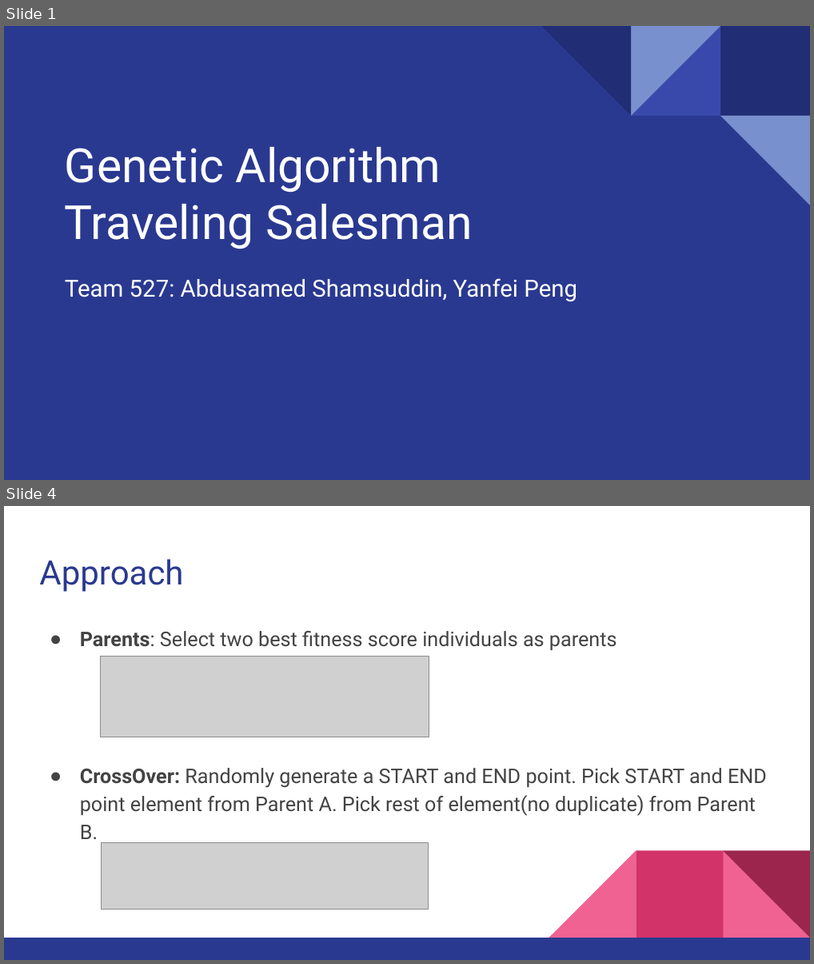
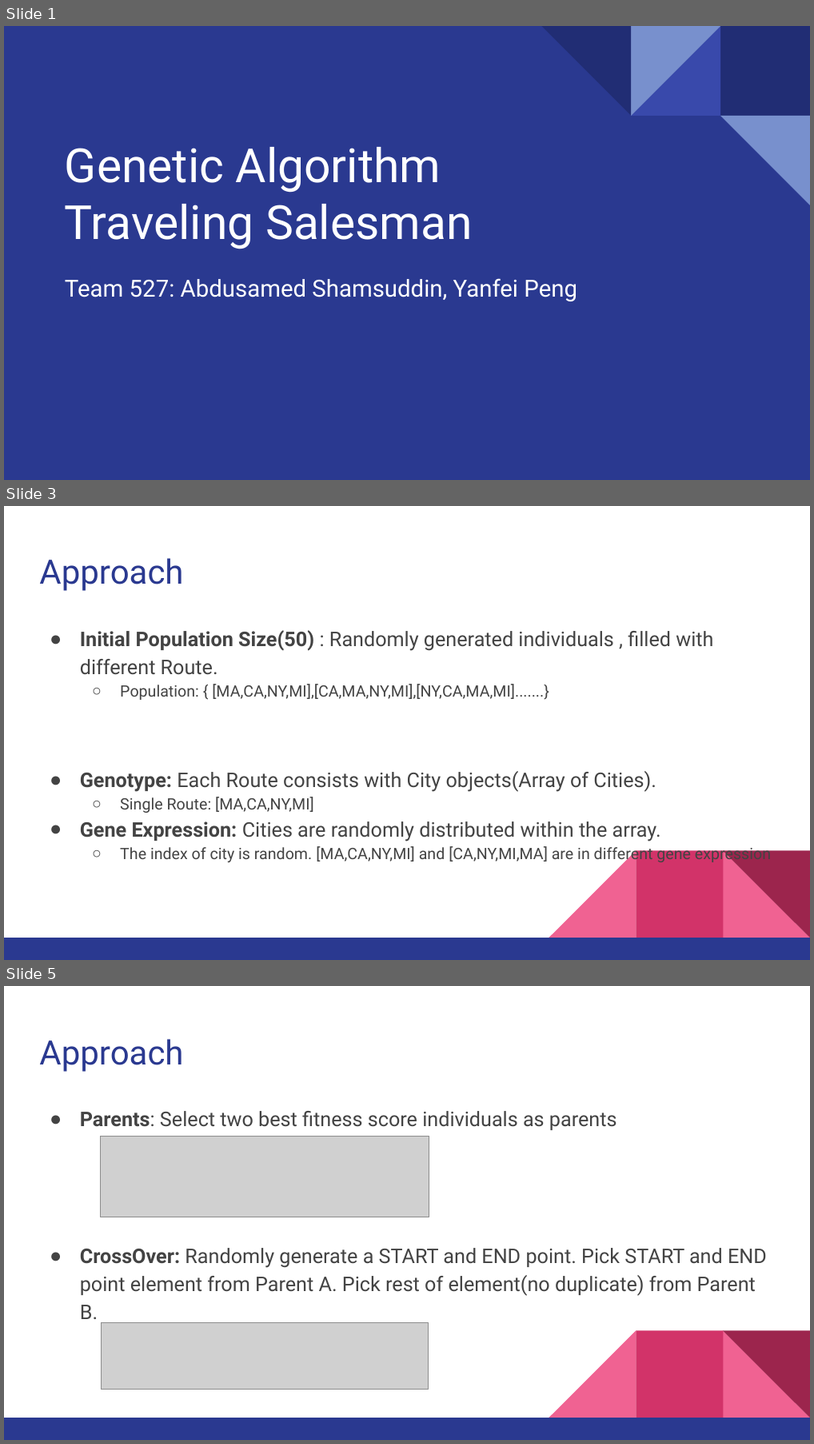
Before and after one commit to FatCache/INFO6205-527-Genetic_Algorithm, a slide deck: README.pptx. Shown one above the other, each under a label of ours: slides 1 and 4 before the commit, slides 1, 3 and 5 after it; the slides between them are not shown. The pictures are 814x964 and 814x1444 pixels, drawn with LibreOffice and Linux fonts; fonts in the diff are those of the drawing; grey boxes stand for pictures. Boxes give left, top, right and bottom in pixels: in the first picture for what was removed or moved away, otherwise in the second. Text is boxed around its words. In the diff, an @@ line names an element or a change of style, - is before the commit and + after.

Commit message:
GENOTYPE

```diff
--- a/README.pptx
+++ b/README.pptx
@@ slide 3 added at [4,506,810,960], background #FFFFFF; not listed: 5 template elements that a slide beside it also shows @@
@@ title added at [39,558,183,591], 30 pt, text #2A3990 @@
+Approach
@@ text added at [80,630,771,864], 18 pt, text #434343 @@
+● Initial Population Size(50) : Randomly generated individuals , filled with different Route.
+  ○ Population: { [MA,CA,NY,MI],[CA,MA,NY,MI],[NY,CA,MA,MI].......}
+● Genotype: Each Route consists with City objects(Array of Cities).
+  ○ Single Route: [MA,CA,NY,MI]
+● Gene Expression: Cities are randomly distributed within the array.
+  ○ The index of city is random. [MA,CA,NY,MI] and [CA,NY,MI,MA] are in different gene expression
@@ what was slide 4 is now slide 5 @@
```
Also in this commit, not shown: 4 slides changed.
